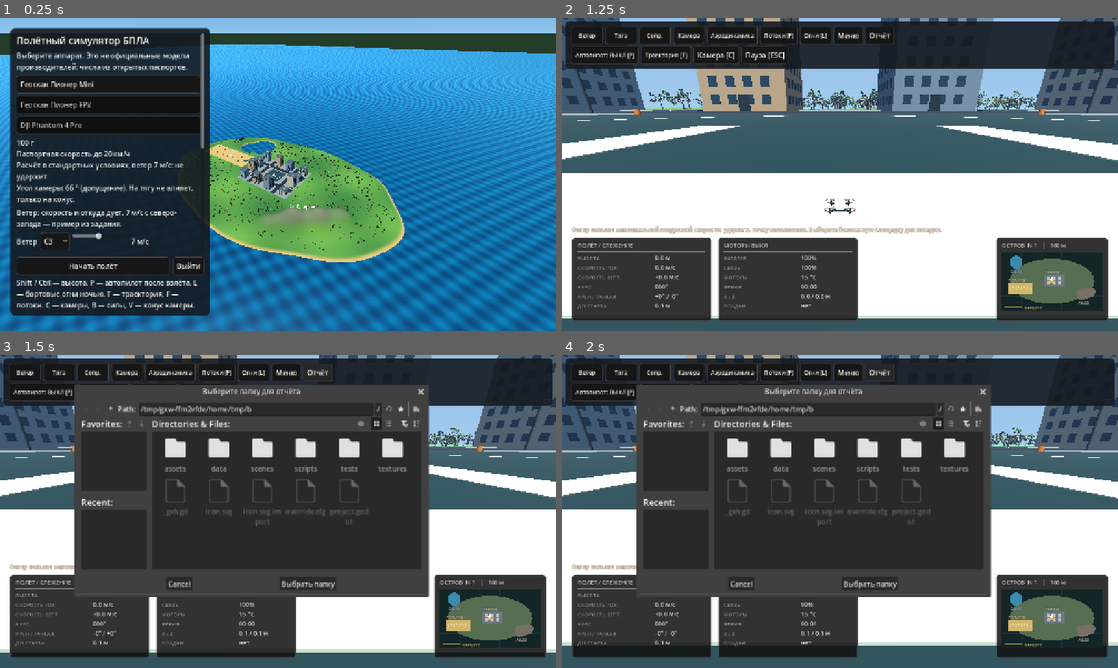
Above: before the commit, frames 1-4 (two rows, left to right).
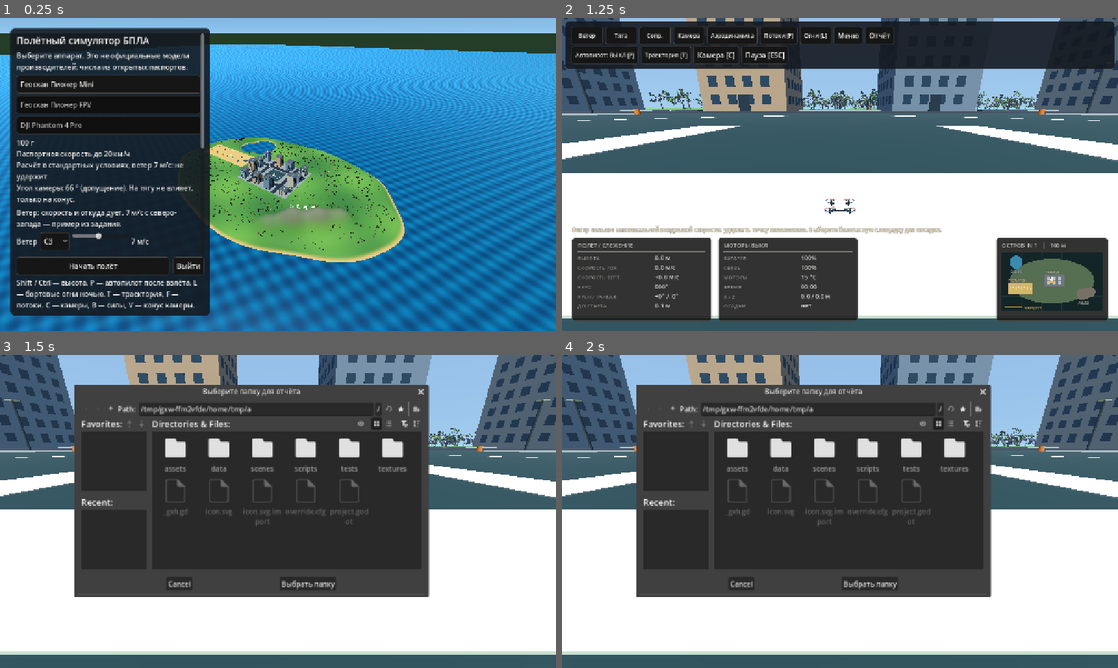
Above: after the commit, the same moments.

Repository: Melkor-code/infoteh
Game: Godot game, scene res://scenes/main.tscn
The game is run twice, just before and just after one commit, with the same random seed, the same clock (stepped at 60 frames per second) and the same inputs.
Inputs:
- Up to frame 1 (0.25 s): no input
- Up to frame 2 (1.25 s): click "Начать полёт" at 0.5 s
- Up to frame 3 (1.5 s): click "Отчёт" at 1.25 s
- Up to frame 4 (2 s): no input

Frames 1-2 are identical in both runs. In frame 3, 27% of the frame differs, in the area x 0-100%, y 0-97%; in frame 4, 28%.

Commit message:
Pause report export and add labelled chart axes

Diff:
--- a/scripts/app.gd
+++ b/scripts/app.gd
@@ -188,6 +188,9 @@
 
 
 func _process(_delta: float) -> void:
+	if paused:
+		flight_panel.hide()
+		return
 	if field != null:
 		field.advance_weather(precip == 2, _delta)
 		field.set_foliage_wind(_wind_vector() + gust, field.snow_cover)
@@ -222,6 +225,10 @@
 
 
 func _unhandled_input(event: InputEvent) -> void:
+	if report_dialog != null and report_dialog.visible:
+		return
+	if paused and not (event is InputEventKey and event.keycode == KEY_ESCAPE):
+		return
 	if event is InputEventMouseMotion and Input.is_mouse_button_pressed(MOUSE_BUTTON_RIGHT):
 		orbit_yaw -= event.relative.x * 0.005
 		orbit_pitch = clampf(orbit_pitch - event.relative.y * 0.004, -1.2, -0.05)
@@ -828,6 +835,15 @@
 
 
 func _save_log() -> void:
+	if flying:
+		paused = true
+		pause_panel.hide()
+		flight_panel.hide()
+		interface_hud.hide()
+		mouse_stick = false
+		mouse_pitch = 0.0
+		mouse_roll = 0.0
+	Input.mouse_mode = Input.MOUSE_MODE_VISIBLE
 	if report_dialog == null:
 		report_dialog = FileDialog.new()
 		report_dialog.file_mode = FileDialog.FILE_MODE_OPEN_DIR
@@ -835,6 +851,7 @@
 		report_dialog.title = "Выберите папку для отчёта"
 		report_dialog.ok_button_text = "Выбрать папку"
 		report_dialog.dir_selected.connect(_write_report)
+		report_dialog.canceled.connect(_report_closed)
 		add_child(report_dialog)
 	report_dialog.popup_centered_ratio(0.72)
 	return
@@ -843,89 +860,46 @@
 func _write_report(folder: String) -> void:
 	if craft != null and sample_lines.is_empty():
 		_take_sample()
-	var text_path := folder.path_join("отчёт_полёта.txt")
-	var table_path := folder.path_join("телеметрия_полёта.csv")
 	var html_path := folder.path_join("графики_полёта.html")
 	var events_path := folder.path_join("журнал_событий.txt")
-	var text_file := FileAccess.open(text_path, FileAccess.WRITE)
-	if text_file == null:
-		status_flash = "Не удалось записать отчёт."
-		status_flash_time = 4.0
-		return
-	var profile: Dictionary = library.profiles[selected]
-	var described := FlightModel.describe(profile)
-	var lines: PackedStringArray = []
-	lines.append("Отчёт полёта")
-	lines.append("Учебная модель. Не официальная модель производителя и не лётное испытание.")
-	var disclaimer := str(profile.get("disclaimer", ""))
-	if disclaimer != "":
-		lines.append(disclaimer)
-	lines.append("Аппарат: " + str(profile.get("display_name", "")))
-	lines.append("Масса: " + _tagged_number(profile.get("mass_kg"), "%.3f", "кг"))
-	lines.append("Паспортная скорость: " + _tagged_number(profile.get("max_airspeed_m_s"), "%.1f", "м/с"))
-	lines.append("Запас тяги: 2 веса. В паспортах тяги нет, это общее допущение модели.")
-	if bool(described.get("limited_by_passport_speed", false)):
-		lines.append("Сопротивление подогнано под паспортную скорость. Множитель %.1f — допущение." % float(described.get("drag_scale", 1.0)))
-	lines.append("Местность: " + _terrain_name())
-	lines.append("Ветер: %.0f м/с, откуда %s" % [wind_speed, _wind_from_name()])
-	lines.append("Осадки: " + _precip_name())
-	lines.append("Температура воздуха: %.0f °C" % air_temp)
-	lines.append("Плотность воздуха: %.3f кг/м³" % FlightModel.air_density(air_temp))
-	lines.append("Турбулентность: " + ("да" if turbulence_on else "нет"))
-	lines.append("Время в полёте: %.0f с" % flight_seconds)
-	lines.append("Максимальная высота над поверхностью: %.1f м" % max_altitude)
-	lines.append("Максимальная скорость: %.1f м/с" % max_speed)
-	lines.append("Максимальный наклон модели: %.0f°" % max_tilt_deg)
-	lines.append("Минимальный заряд: %.0f%%" % min_battery)
-	lines.append("Минимальный сигнал: %.0f%%" % min_signal)
-	lines.append("Максимальная температура моторов: %.0f °C" % max_motor_temp)
-	lines.append("Вывод: " + _report_conclusion(profile, described))
-	lines.append("Сообщения и рекомендации:")
-	if report_warnings.is_empty():
-		lines.append("- нет")
+	var failed := PackedStringArray()
+	var events_file := FileAccess.open(events_path, FileAccess.WRITE)
+	if events_file == null:
+		failed.append("журнал событий")
 	else:
-		for item in report_warnings:
-			lines.append("- " + item)
-	lines.append("Таблица: телеметрия_полёта.csv. Точка измерения — примерно раз в секунду, разделитель — точка с запятой.")
-	lines.append("Графики: графики_полёта.html. Все подписи и единицы измерения указаны на русском языке.")
-	if sample_lines.size() >= 1200:
-		lines.append("Таблица обрезана: записаны первые 20 минут.")
-	lines.append("")
-	lines.append("Журнал:")
-	for event_line in log_lines:
-		if event_line.strip_edges() != "":
-			lines.append(event_line)
-	text_file.store_string("\n".join(lines))
-	text_file.close()
-	var table := FileAccess.open(table_path, FileAccess.WRITE)
-	if table == null:
-		status_flash = "Текст записан, таблицу записать не удалось."
-		status_flash_time = 5.0
-		return
-	table.store_line("время_с;высота_м;скорость_м_с;крен_град;тангаж_град;курс_град;заряд_проц;температура_моторов_град;сигнал_проц;тяга_проц;ветер_м_с;порывы_м_с")
-	for row in sample_lines:
-		table.store_line(row)
-	table.close()
-	var events_file := FileAccess.open(events_path, FileAccess.WRITE)
-	if events_file != null:
 		for event_line in log_lines:
 			if event_line.strip_edges() != "":
 				events_file.store_line(event_line)
+		if events_file.get_error() != OK:
+			failed.append("журнал событий")
 		events_file.close()
 	var html_file := FileAccess.open(html_path, FileAccess.WRITE)
-	if html_file != null:
+	if html_file == null:
+		failed.append("графики")
+	else:
 		html_file.store_string(_report_html())
+		if html_file.get_error() != OK:
+			failed.append("графики")
 		html_file.close()
-	status_flash = "Отчёт, таблица и графики сохранены: " + folder
+	status_flash = "Графики и журнал сохранены: " + folder if failed.is_empty() else "Не удалось сохранить: " + ", ".join(failed)
 	status_flash_time = 8.0
+	_report_closed()
+
+
+func _report_closed() -> void:
+	# Выбор папки и отмена не возобновляют полёт без команды пользователя.
+	if flying and paused:
+		pause_panel.show()
 
 
 func _chart_svg(title: String, column: int, unit: String, color: String) -> String:
 	var values: Array[float] = []
+	var times: Array[float] = []
 	for row in sample_lines:
 		var fields := row.split(";")
 		if column < fields.size():
 			values.append(float(fields[column]))
+			times.append(float(fields[0]))
 	if values.is_empty():
 		return "<section><h2>" + title + "</h2><p>Нет данных</p></section>"
 	var low := values[0]
@@ -933,17 +907,32 @@
 	for value in values:
 		low = minf(low, value)
 		high = maxf(high, value)
-	var span := maxf(high - low, 0.001)
+	# Постоянный параметр тоже имеет читаемую шкалу.
+	var padding := maxf((high - low) * 0.08, 1.0)
+	low -= padding
+	high += padding
+	var span := high - low
+	var start := times[0]
+	var finish := maxf(times[-1], start + 1.0)
 	var points := PackedStringArray()
 	for i in values.size():
-		var x := 40.0 + 700.0 * float(i) / maxf(values.size() - 1, 1)
-		var y := 180.0 - 140.0 * (values[i] - low) / span
+		var x := 85.0 + 650.0 * (times[i] - start) / (finish - start)
+		var y := 235.0 - 190.0 * (values[i] - low) / span
 		points.append("%.1f,%.1f" % [x, y])
-	return "<section><h2>%s</h2><svg viewBox='0 0 780 220' role='img' aria-label='%s'>" % [title, title] + \
-		"<line x1='40' y1='180' x2='740' y2='180' stroke='#7b8794'/><line x1='40' y1='40' x2='40' y2='180' stroke='#7b8794'/>" + \
-		"<polyline fill='none' stroke='%s' stroke-width='3' points='%s'/>" % [color, " ".join(points)] + \
-		"<text x='46' y='34'>макс. %.2f %s</text><text x='46' y='205'>мин. %.2f %s</text>" % [high, unit, low, unit] + \
-		"</svg></section>"
+	var svg := "<section><h2>%s</h2><svg viewBox='0 0 780 300' role='img' aria-label='%s'>" % [title, title]
+	svg += "<text x='85' y='22'>%s (%s)</text>" % [title, unit]
+	for i in range(6):
+		var y := 235.0 - 190.0 * float(i) / 5.0
+		var value := low + span * float(i) / 5.0
+		svg += "<line x1='85' y1='%.1f' x2='735' y2='%.1f' stroke='#dce3ea'/><text x='75' y='%.1f' text-anchor='end'>%.2f</text>" % [y, y, y + 4.0, value]
+		var x := 85.0 + 650.0 * float(i) / 5.0
+		var seconds := start + (finish - start) * float(i) / 5.0
+		svg += "<line x1='%.1f' y1='45' x2='%.1f' y2='235' stroke='#dce3ea'/><text x='%.1f' y='256' text-anchor='middle'>%.1f</text>" % [x, x, x, seconds]
+	svg += "<text x='410' y='283' text-anchor='middle'>Время полёта (с)</text>"
+	svg += "<polyline fill='none' stroke='%s' stroke-width='2.5' points='%s'/>" % [color, " ".join(points)]
+	if values.size() == 1:
+		svg += "<circle cx='85' cy='140' r='4' fill='%s'/>" % color
+	return svg + "</svg></section>"
 
 
 func _report_html() -> String:
--- /dev/null
+++ b/tests/report_checks.gd
@@ -0,0 +1,51 @@
+extends SceneTree
+
+const App = preload("res://scripts/app.gd")
+var failures := 0
+
+func _initialize() -> void:
+	call_deferred("_run")
+
+func check(condition: bool, label: String) -> void:
+	if not condition:
+		failures += 1
+	print(("PASS " if condition else "FAIL ") + label)
+
+func _run() -> void:
+	var app := App.new()
+	root.add_child(app)
+	await process_frame
+	app._start_flight()
+	app._save_log()
+	check(app.paused, "report pauses flight")
+	var elapsed: float = app.flight_seconds
+	var position: Vector3 = app.craft.position
+	var hour: float = app.day_night.hour
+	app._physics_process(1.0)
+	app._process(1.0)
+	check(app.flight_seconds == elapsed and app.craft.position == position and app.day_night.hour == hour, "flight and weather remain frozen")
+	app.report_dialog.hide()
+	app._report_closed()
+	check(app.paused and app.pause_panel.visible, "cancel returns to pause")
+	app.sample_lines = PackedStringArray([
+		"0.0;10;2;-5;3;20;95;35;90;0.5;2;0",
+		"2.5;20;4;5;-3;30;90;40;85;0.5;2;0",
+		"10.0;30;6;0;0;40;85;45;80;0.5;2;0"
+	])
+	var svg: String = app._chart_svg("Высота", 1, "м", "#123456")
+	check(svg.contains("Время полёта (с)") and svg.contains("Высота (м)"), "Russian axes and units")
+	check(svg.count("text-anchor='end'") == 6 and svg.count("y='256'") == 6, "six ticks on both axes")
+	check(svg.contains("247.5,") and svg.contains(">10.0</text>"), "actual timestamps determine x coordinates")
+	app.sample_lines = PackedStringArray(["0;10;0;0;0;0;100;20;100;0;0;0"])
+	check(not app._chart_svg("Высота", 1, "м", "#123456").contains("nan"), "constant and one-point series")
+	var folder := "res://tests/output/report_" + str(Time.get_ticks_usec())
+	DirAccess.make_dir_recursive_absolute(folder)
+	app._write_report(folder)
+	var dir := DirAccess.open(folder)
+	check(dir.get_files().size() == 2, "only HTML and event log exported")
+	check(FileAccess.file_exists(folder.path_join("графики_полёта.html")) and FileAccess.file_exists(folder.path_join("журнал_событий.txt")), "both expected files saved")
+	check(app.paused and app.pause_panel.visible, "export keeps simulation paused")
+	app._toggle_pause()
+	check(not app.paused, "explicit resume works")
+	print("REPORT CHECKS: %d failures" % failures)
+	quit(1 if failures > 0 else 0)
